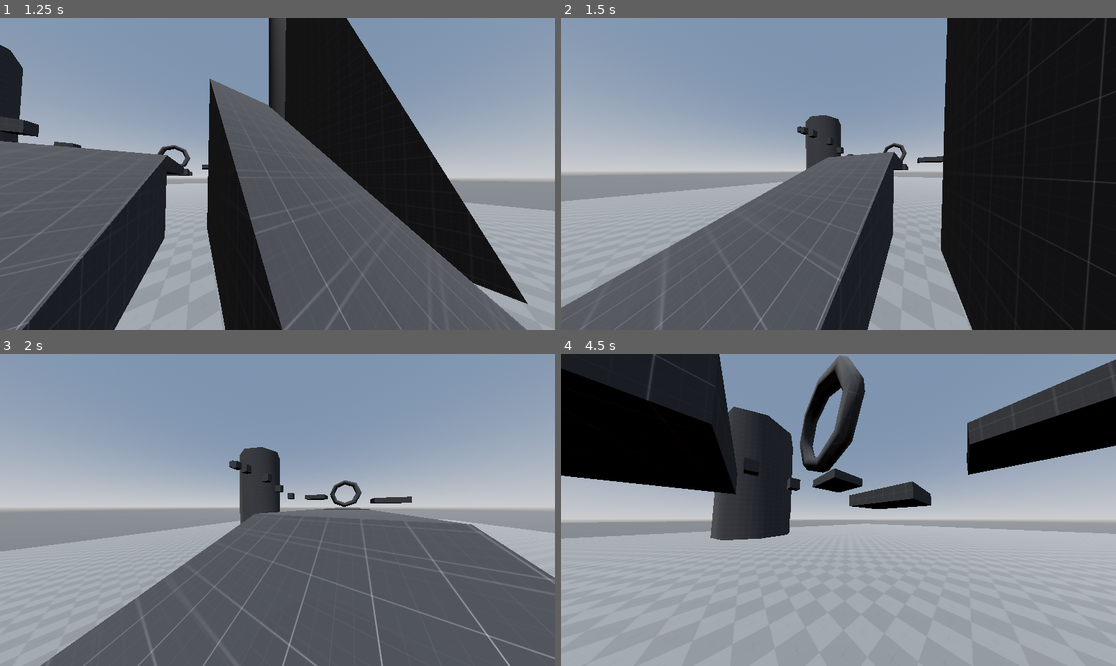
Above: before the commit, frames 1-4 (two rows, left to right).
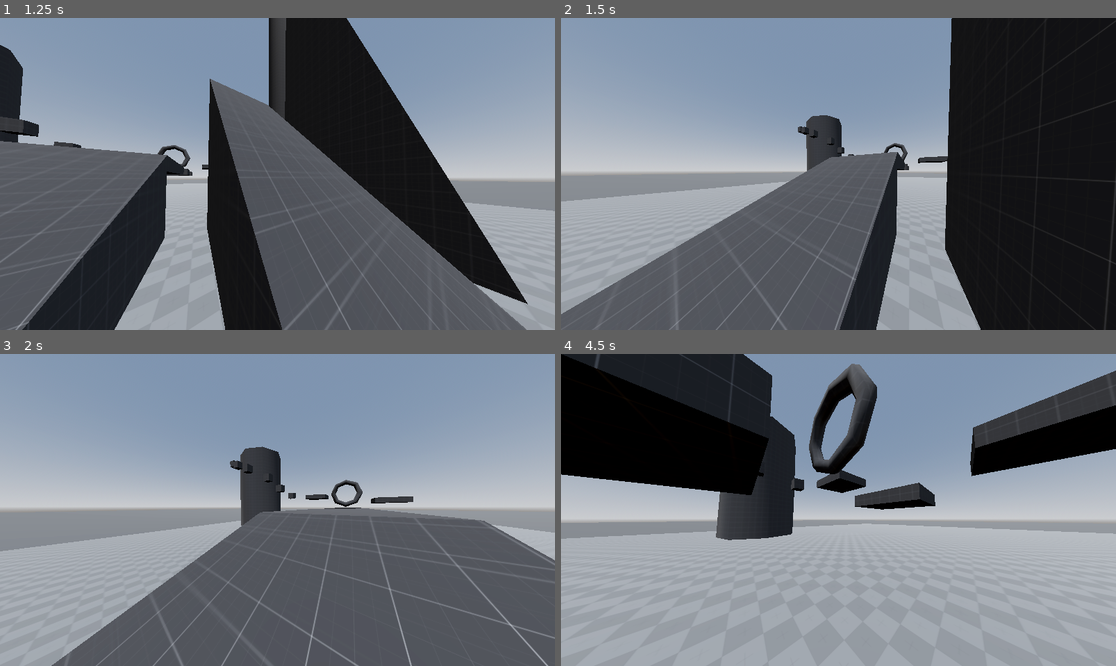
Above: after the commit, the same moments.

Repository: TimurTimergalin/team-dynamics-project-0
Game: Godot game, scene res://scenes/prototype_scene.tscn
Two runs of this game, one before a commit and one after it. Both use one fixed random seed, a clock stepped at 60 frames per second and the inputs below.
Inputs (mouse positions are in pixels of both pictures, inside the frame that each line leads up to):
- Up to frame 1 (1.25 s): move the mouse to (305, 174) at 0.52 s; hold W (main_move_forward) from 0.53 s (still down); tap Ctrl (main_crouch) at 0.6 s; tap Space (main_jump) at 0.77 s
- Up to frame 2 (1.5 s): keep holding W (main_move_forward); move the mouse to (810, 174) at 1.27 s; tap Shift (main_run) at 1.35 s
- Up to frame 3 (2 s): keep holding W (main_move_forward); tap Space (main_jump) at 1.52 s
- Up to frame 4 (4.5 s): keep holding W (main_move_forward); move the mouse to (849, 503) at 2.02 s; tap Ctrl (main_crouch) at 2.1, 3.6 s; move the mouse to (832, 516) at 2.77 s; tap Shift (main_run) at 2.85, 4.35 s; tap Space (main_jump) at 3.02, 3.77 s; move the mouse to (877, 513) at 3.52 s; move the mouse to (794, 506) at 4.27 s

Frame 1 is identical in both runs. In frame 2, 4.1% of the frame differs, in the area x 0-100%, y 0-100%; in frame 3, 3.6%; in frame 4, 9.8%, in the area x 0-100%, y 0-60%.

Commit message:
added jump deceleration

Diff:
--- a/resources/player/movement.tres
+++ b/resources/player/movement.tres
@@ -8,7 +8,8 @@
 walking_acceleration = 200.0
 base_decceleration = 200.0
 jumping_max_velocity = 8.0
-jumping_acceleration = 200.0
+jumping_acceleration = 150.0
+jumping_decceleration = 150.0
 jumping_initial_velocity = 7.0
 jumping_max_control_retention = 8.0
 free_fall_acceleration = -20.0
--- a/scenes/prototype_scene.tscn
+++ b/scenes/prototype_scene.tscn
@@ -32,6 +32,7 @@
 
 [node name="LowerFloor" type="CSGBox3D" parent="Environment"]
 transform = Transform3D(1, 0, 0, 0, 1, 0, 0, 0, 1, 0, -5, 1.69)
+use_collision = true
 size = Vector3(1000, 1, 1000)
 material = ExtResource("1_pwfak")
 
--- a/scripts/logic/movement/player_movement_state_machine/jumping_state.gd
+++ b/scripts/logic/movement/player_movement_state_machine/jumping_state.gd
@@ -7,13 +7,17 @@
 
 func enter() -> void:
     horizontal_movement_store.acceleration = player_movement_resource.jumping_acceleration
+    horizontal_movement_store.decceleration = player_movement_resource.jumping_decceleration
     horizontal_movement_store.max_velocity = player_movement_resource.jumping_max_velocity
 
 
 func physics_process(delta: float) -> State:
     var direction = get_player_movement_direction()
     horizontal_movement_store.direction = direction
-    HorizontalMovementLib.move_without_decceleration(player, horizontal_movement_store, delta)
+    if horizontal_movement_store.decceleration == 0:
+        HorizontalMovementLib.move_without_decceleration(player, horizontal_movement_store, delta)
+    else:
+        HorizontalMovementLib.move_with_decceleration(player, horizontal_movement_store, delta)
     return self
 
 
--- a/scripts/resources/player/movement.gd
+++ b/scripts/resources/player/movement.gd
@@ -4,13 +4,15 @@
 
 @export var walking_max_velocity: float = 15
 @export var walking_acceleration: float = 50
-@export var base_decceleration: float = 80  # Должно быть не меньше, чем ускорения
+@export var base_decceleration: float = 80  # Должно быть не меньше, чем ускорение
 @export var crouching_max_velocity: float = 5
 @export var crouching_acceleration: float = 50
 @export var jumping_max_velocity: float = 10
 @export var jumping_acceleration: float = 10
+@export var jumping_decceleration: float = 20  # Должно быть не меньше, чем ускорение
 @export var jumping_initial_velocity: float = 80
 @export var jumping_max_control_retention: float = 20  # Должно быть не меньше, чем jumping_max_velocity
+
 
 @export var free_fall_acceleration: float = -15
 @export var free_fall_decceleration: float = -9.8
